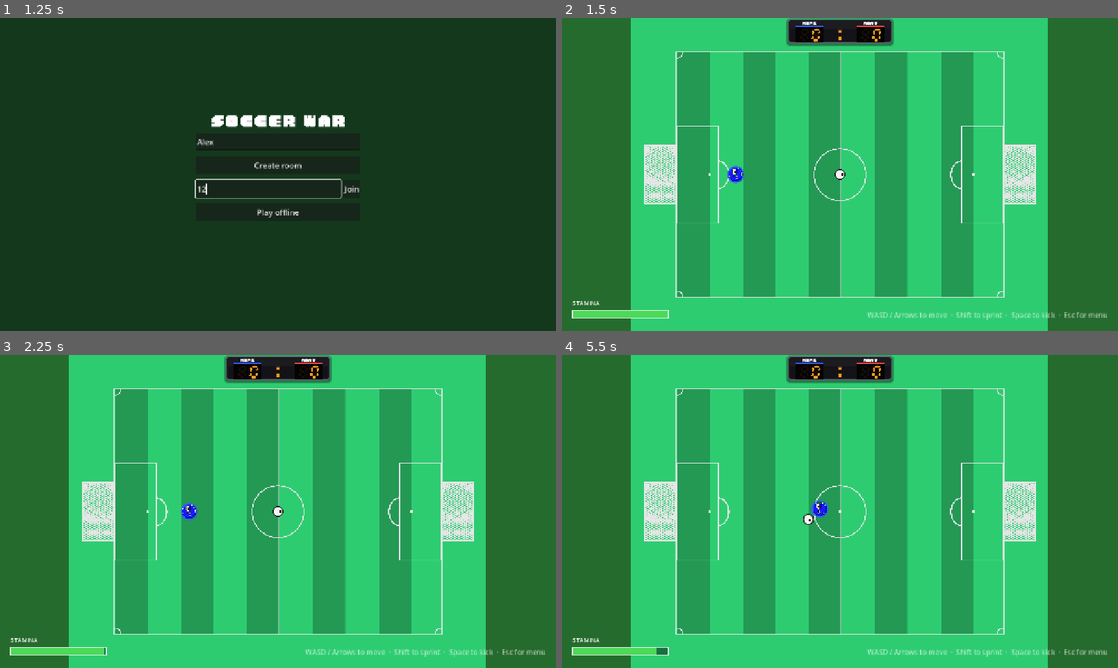
Above: before the commit, frames 1-4 (two rows, left to right).
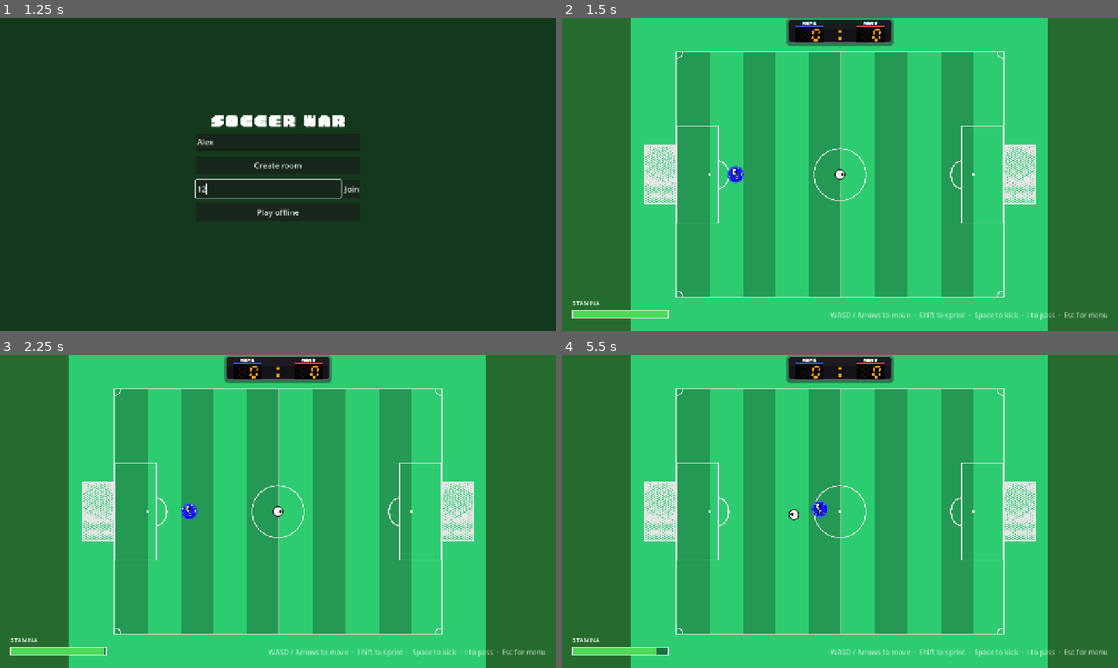
Above: after the commit, the same moments.

Repository: dthanhff318/soccer-war
Game: Godot game, scene res://scenes/boot.tscn
The game is run twice, just before and just after one commit, with the same random seed, the same clock (stepped at 60 frames per second) and the same inputs.
Inputs (mouse positions are in pixels of both pictures, inside the frame that each line leads up to):
- Up to frame 1 (1.25 s): click (278, 143) at 0.52 s; type "Alex" at 0.6 s; click (266, 190) at 0.75 s; type "12" at 0.83 s
- Up to frame 2 (1.5 s): click "Play offline" at 1.25 s
- Up to frame 3 (2.25 s): tap Enter at 2 s; hold D (move_right) from 2.03 s (still down); hold Shift (sprint) from 2.03 s (still down); tap Space (kick) at 2.1 s
- Up to frame 4 (5.5 s): release D (move_right) at 2.78 s; release Shift (sprint) at 2.78 s; hold S (move_down) 2.78-3.53 s; tap Shift (sprint) at 2.85, 4.55 s; tap I (pass, bound only after the commit) at 3.05, 3.6, 5.3 s; hold D (move_right) 3.53-4.28 s; tap Space (kick) at 3.8, 4.35 s; hold W (move_up) 4.28-5.03 s; hold A (move_left) from 5.03 s (still down); hold Shift (sprint) from 5.03 s (still down)

Frame 1 is identical in both runs. In frame 2, 0.4% of the frame differs, in the area x 48-97%, y 94-97%; in frame 3, 0.4%; in frame 4, 0.6%, in the area x 40-97%, y 46-97%.

Commit message:
feat(game): add pass on I that stops dead when it reaches a player

Diff:
--- a/project.godot
+++ b/project.godot
@@ -53,6 +53,11 @@
 "events": [Object(InputEventKey,"resource_local_to_scene":false,"resource_name":"","device":-1,"window_id":0,"alt_press …(190 unchanged characters)…
 ]
 }
+pass={
+"deadzone": 0.5,
+"events": [Object(InputEventKey,"resource_local_to_scene":false,"resource_name":"","device":-1,"window_id":0,"alt_pressed":false,"shift_pressed":false,"ctrl_pressed":false,"meta_pressed":false,"pressed":false,"keycode":0,"physical_keycode":73,"key_label":0,"unicode":0,"location":0,"echo":false,"script":null)
+]
+}
 sprint={
 "deadzone": 0.5,
 "events": [Object(InputEventKey,"resource_local_to_scene":false,"resource_name":"","device":-1,"window_id":0,"alt_press …(195 unchanged characters)…
--- a/scenes/main.tscn
+++ b/scenes/main.tscn
@@ -39,12 +39,12 @@
 font = ExtResource("7_pixel_font")
 
 [node name="Hint" type="Label" parent="UI"]
-offset_left = 556.0
+offset_left = 456.0
 offset_top = 672.0
 offset_right = 1256.0
 offset_bottom = 700.0
 theme_override_colors/font_color = Color(1, 1, 1, 0.6)
-text = "WASD / Arrows to move  ·  Shift to sprint  ·  Space to kick  ·  Esc for menu"
+text = "WASD / Arrows to move  ·  Shift to sprint  ·  Space to kick  ·  I to pass  ·  Esc for menu"
 horizontal_alignment = 2
 
 [node name="GoalBanner" type="Label" parent="UI"]
--- a/scripts/ball.gd
+++ b/scripts/ball.gd
@@ -18,6 +18,11 @@
 ## On the server the room calls step() itself, after the players move.
 @export var simulated: bool = true
 
+## True while the ball travels from a pass. A pass stops dead on the first
+## player it touches; hitting anything else, a kick, or coming to rest turns
+## it back into an ordinary ball.
+var is_pass: bool = false
+
 ## Caps collisions resolved per frame so a ball wedged in a corner can't loop.
 const MAX_BOUNCES := 4
 
@@ -32,6 +37,8 @@
 	velocity = velocity.move_toward(Vector2.ZERO, drag * delta)
 	velocity = velocity.limit_length(max_speed)
 	_move_with_bounces(velocity * delta)
+	if velocity == Vector2.ZERO:
+		is_pass = false
 
 	# Roll the ball visually: arc length travelled / radius = radians turned.
 	rotation += velocity.length() * delta / radius
@@ -44,8 +51,14 @@
 		var collision := move_and_collide(motion)
 		if collision == null:
 			return
+		var collider := collision.get_collider() as Node
+		if is_pass:
+			is_pass = false
+			if collider is Player:
+				# Trapped: rest where it touched the player.
+				velocity = Vector2.ZERO
+				return
 		var normal := collision.get_normal()
-		var collider := collision.get_collider() as Node
 		var damping := net_damping if collider and collider.is_in_group("goal_net") else bounce_damping
 		velocity = velocity.bounce(normal) * damping
 		motion = collision.get_remainder().bounce(normal) * damping
@@ -55,6 +68,7 @@
 func reset(pos: Vector2) -> void:
 	position = pos
 	velocity = Vector2.ZERO
+	is_pass = false
 
 
 ## Places the ball from a snapshot, rolling it by the distance it moved.
@@ -66,11 +80,23 @@
 ## Adds an impulse to the ball, clamped to max_speed on the next frame.
 func kick(impulse: Vector2) -> void:
 	velocity += impulse
+	is_pass = false
+
+
+## Sends the ball exactly along `impulse` as a pass (see is_pass).
+func start_pass(impulse: Vector2) -> void:
+	velocity = impulse
+	is_pass = true
 
 
 ## Called when a moving player runs into the ball. Ensures the ball travels
 ## away along `direction` at least a little faster than the player was moving.
 func push(direction: Vector2, player_speed: float) -> void:
+	if is_pass:
+		# A player ran into a pass: it stops at their feet.
+		is_pass = false
+		velocity = Vector2.ZERO
+		return
 	var target_speed := player_speed * push_factor
 	var current_along := velocity.dot(direction)
 	if current_along < target_speed:
--- a/scripts/main.gd
+++ b/scripts/main.gd
@@ -96,7 +96,7 @@
 	if not _pending_state.is_empty():
 		_predictor.reconcile(_pending_state, delta)
 		_pending_state = {}
-	var bits := Protocol.keyboard_bits(Input.is_action_just_pressed("kick"))
+	var bits := Protocol.keyboard_bits(Input.is_action_just_pressed("kick"), Input.is_action_just_pressed("pass"))
 	var seq := _predictor.apply(bits, delta)
 	Net.send_input.rpc_id(1, seq, bits)
 
--- a/scripts/net/input_queue.gd
+++ b/scripts/net/input_queue.gd
@@ -10,7 +10,7 @@
 ##   that input arrives it is acknowledged but not simulated again.
 ## - More than MAX_BACKLOG queued: the oldest are skipped the same way, so a
 ##   burst never leaves a standing delay.
-## Skipped inputs pass their kick on to the next input, so no kick is lost.
+## Skipped inputs pass their kick or pass on to the next input, so none is lost.
 
 const MAX_BACKLOG := 2
 const MAX_REPEAT := 6
@@ -42,7 +42,7 @@
 	if _queue.is_empty():
 		_debt = mini(_debt + 1, MAX_DEBT)
 		_starved_ticks += 1
-		return _last_bits & ~Protocol.IN_KICK if _starved_ticks <= MAX_REPEAT else 0
+		return _last_bits & ~Protocol.IN_ONE_SHOT if _starved_ticks <= MAX_REPEAT else 0
 	_starved_ticks = 0
 	var entry: Vector2i = _queue.pop_front()
 	last_seq = entry.x
@@ -56,5 +56,5 @@
 	last_seq = skipped.x
 	_debt = maxi(_debt - 1, 0)
 	var next: Vector2i = _queue[0]
-	next.y |= skipped.y & Protocol.IN_KICK
+	next.y |= skipped.y & Protocol.IN_ONE_SHOT
 	_queue[0] = next
--- a/scripts/net/predictor.gd
+++ b/scripts/net/predictor.gd
@@ -35,8 +35,8 @@
 
 
 ## Adopts the server's `state` (a Player state plus `last_seq`) and replays
-## every input the server has not processed yet. Kicks are not replayed:
-## the ball is server-driven, so a replayed kick would do nothing useful.
+## every input the server has not processed yet. Kicks and passes are not
+## replayed: the ball is server-driven, so replaying them would do nothing useful.
 func reconcile(state: Dictionary, delta: float) -> void:
 	var acked: int = state.last_seq
 	while not _history.is_empty() and _history[0].x <= acked:
@@ -44,7 +44,7 @@
 	var predicted := _player.position
 	_player.set_state(state)
 	for entry in _history:
-		_player.simulate(entry.y & ~Protocol.IN_KICK, delta)
+		_player.simulate(entry.y & ~Protocol.IN_ONE_SHOT, delta)
 	var error := predicted - _player.position
 	if error.length() > SNAP_DISTANCE:
 		_player.visual_offset = Vector2.ZERO
--- a/scripts/net/protocol.gd
+++ b/scripts/net/protocol.gd
@@ -24,7 +24,11 @@
 const IN_SPRINT := 16
 ## Set only on the tick the kick key went down.
 const IN_KICK := 32
-const INPUT_MASK := 63
+## Set only on the tick the pass key went down.
+const IN_PASS := 64
+const INPUT_MASK := 127
+## One-shot actions: never repeated or replayed.
+const IN_ONE_SHOT := IN_KICK | IN_PASS
 
 ## No 0/O or 1/I, so codes read unambiguously when shared aloud.
 const CODE_ALPHABET := "ABCDEFGHJKLMNPQRSTUVWXYZ23456789"
@@ -38,9 +42,9 @@
 	return Vector2(x, y).limit_length(1.0)
 
 
-## Packs the current keyboard state. `kick` is passed in because "just
-## pressed" must be read exactly once per physics tick by the caller.
-static func keyboard_bits(kick: bool) -> int:
+## Packs the current keyboard state. `kick` and `pass_ball` are passed in
+## because "just pressed" must be read exactly once per physics tick.
+static func keyboard_bits(kick: bool, pass_ball: bool = false) -> int:
 	var bits := 0
 	if Input.is_action_pressed("move_left"):
 		bits |= IN_LEFT
@@ -54,6 +58,8 @@
 		bits |= IN_SPRINT
 	if kick:
 		bits |= IN_KICK
+	if pass_ball:
+		bits |= IN_PASS
 	return bits
 
 
--- a/scripts/player.gd
+++ b/scripts/player.gd
@@ -16,6 +16,8 @@
 @export var acceleration: float = 2400.0
 @export var friction: float = 1800.0
 @export var kick_strength: float = 700.0
+## Speed of a pass (I key): softer than a kick, along the running direction.
+@export var pass_strength: float = 420.0
 @export var kick_radius: float = 38.4
 ## Offline play: read the keyboard every physics tick. Online, the server
 ## room and the client Predictor call simulate() instead.
@@ -71,7 +73,7 @@
 
 func _physics_process(delta: float) -> void:
 	if keyboard_control:
-		simulate(Protocol.keyboard_bits(Input.is_action_just_pressed("kick")), delta)
+		simulate(Protocol.keyboard_bits(Input.is_action_just_pressed("kick"), Input.is_action_just_pressed("pass")), delta)
 
 
 ## Advances the player one physics step using `bits` (Protocol.IN_*).
@@ -94,6 +96,8 @@
 
 	if bits & Protocol.IN_KICK:
 		_try_kick()
+	elif bits & Protocol.IN_PASS:
+		_try_pass()
 
 
 ## Everything the server sends for this player in a snapshot.
@@ -163,6 +167,13 @@
 			body.kick(dir * kick_strength)
 
 
+## Passes every ball within reach straight along the running direction.
+func _try_pass() -> void:
+	for body in _kick_area.get_overlapping_bodies():
+		if body is Ball:
+			body.start_pass(_facing * pass_strength)
+
+
 ## Team ring under the sprite, plus the name above it in online play.
 func _draw() -> void:
 	draw_arc(visual_offset, RING_RADIUS, 0.0, TAU, 32, MatchRules.TEAM_COLORS[team], 3.0, true)
--- /dev/null
+++ b/tests/test_ball_pass.gd
@@ -0,0 +1,146 @@
+extends TestCase
+
+## Passing and the "pass stops dead on a player" rule, in a real physics world.
+
+const PLAYER_SCENE := preload("res://scenes/player.tscn")
+const BALL_SCENE := preload("res://scenes/ball.tscn")
+const DELTA := 1.0 / 60.0
+
+var _world: SubViewport
+
+
+func _setup() -> void:
+	_world = SubViewport.new()
+	_world.world_2d = World2D.new()
+	add_child(_world)
+
+
+func _teardown() -> void:
+	_world.queue_free()
+
+
+func _player(pos: Vector2) -> Player:
+	var player: Player = PLAYER_SCENE.instantiate()
+	player.position = pos
+	_world.add_child(player)
+	return player
+
+
+func _ball(pos: Vector2) -> Ball:
+	var ball: Ball = BALL_SCENE.instantiate()
+	ball.simulated = false
+	ball.position = pos
+	_world.add_child(ball)
+	return ball
+
+
+func _wall(pos: Vector2) -> void:
+	var wall := StaticBody2D.new()
+	var shape := CollisionShape2D.new()
+	var rect := RectangleShape2D.new()
+	rect.size = Vector2(20, 400)
+	shape.shape = rect
+	wall.add_child(shape)
+	wall.position = pos
+	_world.add_child(wall)
+
+
+## Lets the physics server register new bodies and area overlaps.
+func _settle() -> void:
+	for i in 3:
+		await get_tree().physics_frame
+
+
+func _step(ball: Ball, ticks: int) -> void:
+	for i in ticks:
+		ball.step(DELTA)
+
+
+func test_pass_goes_in_running_direction_with_pass_strength() -> void:
+	_setup()
+	var player := _player(Vector2(100, 100))
+	var ball := _ball(Vector2(130, 100))
+	await _settle()
+	player.simulate(Protocol.IN_UP | Protocol.IN_PASS, DELTA)
+	check(ball.is_pass, "ball is a pass")
+	check_near(ball.velocity.normalized().dot(Vector2.UP), 1.0, 0.001, "goes up, the running direction")
+	check_near(ball.velocity.length(), player.pass_strength, 0.5, "pass strength")
+	_teardown()
+
+
+func test_pass_that_hits_a_player_stops_dead() -> void:
+	_setup()
+	var receiver := _player(Vector2(300, 100))
+	var ball := _ball(Vector2(100, 100))
+	await _settle()
+	ball.start_pass(Vector2(420, 0))
+	_step(ball, 60)
+	check_eq(ball.velocity, Vector2.ZERO, "stopped")
+	check(not ball.is_pass, "no longer a pass")
+	var gap := receiver.position.x - ball.position.x
+	check(gap > 26.0 and gap < 30.0, "rests against the receiver (gap %.1f)" % gap)
+	var resting := ball.position
+	_step(ball, 30)
+	check_eq(ball.position, resting, "stays where it stopped")
+	_teardown()
+
+
+func test_receiver_running_into_a_pass_traps_it() -> void:
+	_setup()
+	var receiver := _player(Vector2(200, 100))
+	var ball := _ball(Vector2(100, 100))
+	await _settle()
+	ball.start_pass(Vector2(420, 0))
+	for i in 30:
+		receiver.simulate(Protocol.IN_LEFT, DELTA)
+		ball.step(DELTA)
+	check(not ball.is_pass, "pass ended on contact")
+	check(ball.velocity.length() < receiver.move_speed * 1.3, "trapped, not knocked away (%.0f)" % ball.velocity.length())
+	_teardown()
+
+
+func test_kick_that_hits_a_player_still_bounces() -> void:
+	_setup()
+	_player(Vector2(300, 100))
+	var ball := _ball(Vector2(100, 100))
+	await _settle()
+	ball.kick(Vector2(700, 0))
+	_step(ball, 30)
+	check(ball.velocity.x < 0.0, "bounced back off the player")
+	_teardown()
+
+
+func test_pass_off_a_wall_becomes_a_normal_ball() -> void:
+	_setup()
+	_wall(Vector2(250, 100))
+	_player(Vector2(20, 100))
+	var ball := _ball(Vector2(100, 100))
+	await _settle()
+	ball.start_pass(Vector2(600, 0))
+	_step(ball, 20)
+	check(not ball.is_pass, "wall ends the pass")
+	check(ball.velocity.x < 0.0, "bounced off the wall")
+	_step(ball, 40)
+	check(ball.velocity.x > 0.0, "then bounces off the player like any ball")
+	_teardown()
+
+
+func test_pass_ends_when_the_ball_stops_rolling() -> void:
+	_setup()
+	var ball := _ball(Vector2(100, 100))
+	await _settle()
+	ball.start_pass(Vector2(30, 0))
+	_step(ball, 30)
+	check_eq(ball.velocity, Vector2.ZERO, "rolled to a stop")
+	check(not ball.is_pass, "no longer a pass")
+	_teardown()
+
+
+func test_kick_cancels_a_pass() -> void:
+	_setup()
+	var ball := _ball(Vector2(100, 100))
+	await _settle()
+	ball.start_pass(Vector2(300, 0))
+	ball.kick(Vector2(0, 500))
+	check(not ball.is_pass, "kick turns it into a shot")
+	_teardown()
--- a/tests/test_protocol.gd
+++ b/tests/test_protocol.gd
@@ -64,3 +64,8 @@
 
 func test_decode_empty_snapshot_is_empty() -> void:
 	check_eq(Protocol.decode_snapshot(PackedByteArray()), {}, "empty bytes")
+
+
+func test_pass_bit_is_in_mask_and_does_not_move() -> void:
+	check((Protocol.INPUT_MASK & Protocol.IN_PASS) == Protocol.IN_PASS, "mask keeps pass")
+	check_eq(Protocol.input_vector(Protocol.IN_PASS | Protocol.IN_LEFT), Vector2.LEFT, "pass + left")
Not shown, added: tests/test_ball_pass.gd.uid
Not shown, changed: export/index.html
Not shown, changed: export/index.pck
